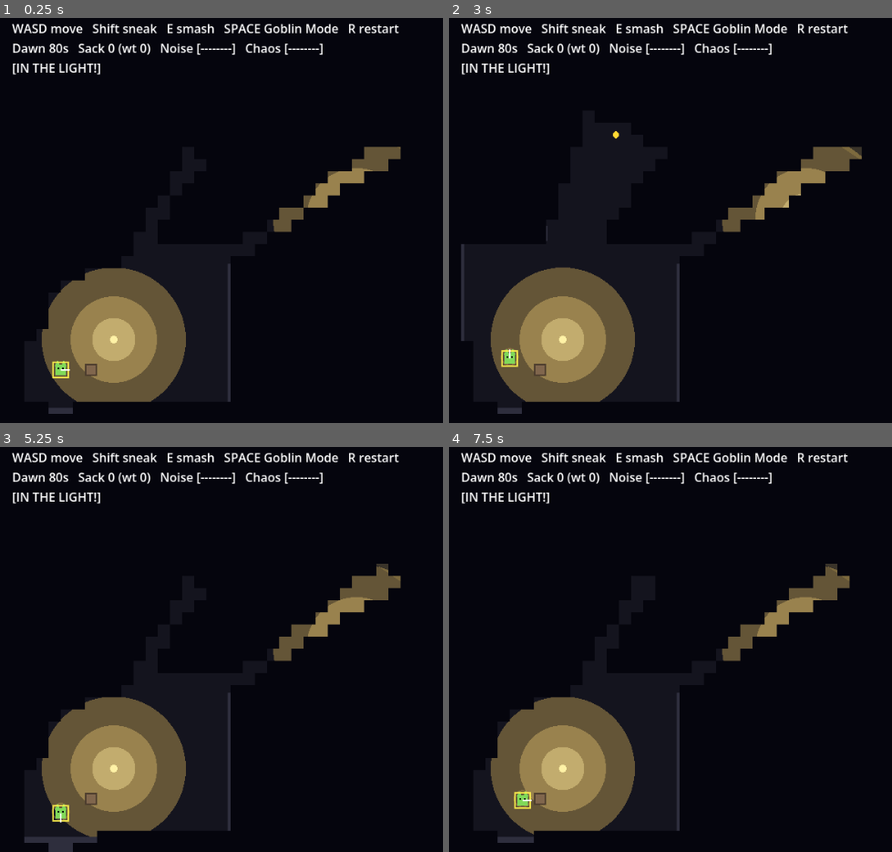
Above: before the commit, frames 1-4 (two rows, left to right).
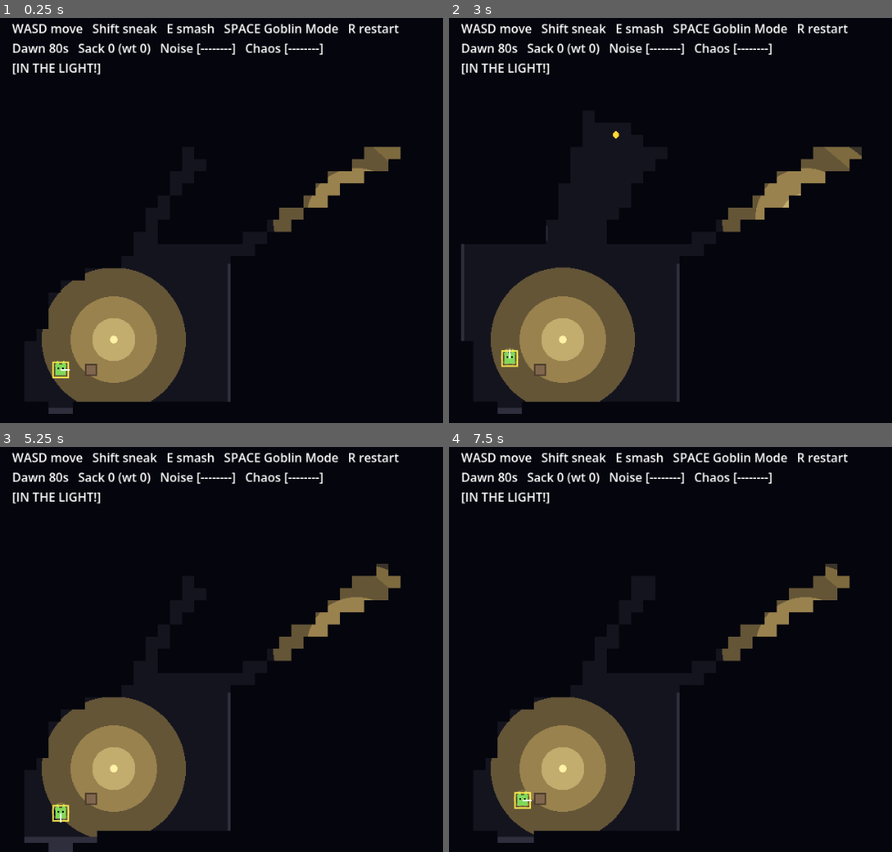
Above: after the commit, the same moments.

Repository: steverowley/goblin-mode
Game: Godot game, scene res://scenes/fun_probe.tscn
Two runs of this game, one before a commit and one after it. Both use one fixed random seed, a clock stepped at 60 frames per second and the inputs below.
Inputs:
- Up to frame 1 (0.25 s): no input
- Up to frame 2 (3 s): tap Enter at 0.5 s; hold D 0.53-1.28 s; tap R at 0.6, 2.85 s; tap Space at 0.77, 1.52 s; hold S 1.28-2.03 s; tap E at 1.35 s; hold D 2.03-2.78 s; hold Shift 2.03-2.78 s; hold W from 2.78 s (still down)
- Up to frame 3 (5.25 s): tap Space at 3.02, 3.77, 4.52 s; release W at 3.53 s; hold A 3.53-5.03 s; tap E at 3.6 s; tap Shift at 4.35 s; hold S from 5.03 s (still down); tap R at 5.1 s
- Up to frame 4 (7.5 s): release S at 5.78 s; hold D 5.78-6.53 s; tap E at 5.85 s; tap Space at 6.02, 6.77 s; hold W 6.53-7.28 s; hold Shift 6.53-7.28 s; hold D from 7.28 s (still down); tap R at 7.35 s

The runs differ from the first frame. In frame 1, 0.1% of the frame differs, in the area x 84-91%, y 31-36%; in frame 2, 0.1%; in frame 3, 0.1%, in the area x 84-91%, y 29-35%; in frame 4, 0.1%.

Commit message:
feat: guard pathfinds through doorways to hunt room-to-room
Add an AStarGrid2D nav grid over the level cells (cells overlapping a
wall grown by ~a guard half-width are solid, so paths thread doorways and
stay off walls). The guard now steers along the A* path to its move target
— chasing, investigating, or patrolling — recomputed when the goal shifts
or every 0.3s, falling back to a straight line if there's no route. It can
finally chase and investigate across rooms instead of bonking the wall.

Co-Authored-By: Claude Opus 4.8 (1M context) <noreply@anthropic.com>

Diff:
--- a/scripts/fun_probe.gd
+++ b/scripts/fun_probe.gd
@@ -61,12 +61,14 @@
 var _overlay: Node2D          # light-immune layer that keeps crit cues bright in the dark
 var _fog: Node2D              # the memory-fog draw node (on its own CanvasLayer)
 var _mem := PackedFloat32Array()   # per-cell visibility memory (0 black .. 1 clear)
+var _astar := AStarGrid2D.new()    # guard navigation grid (paths through doorways)
 var _font: Font
 
 func _ready() -> void:
 	_font = ThemeDB.fallback_font
 	_init_fog()
 	_build_walls()
+	_build_nav()
 	_build_stuff()
 	_build_actors()
 	_build_hud()
@@ -146,9 +148,10 @@
 	add_child(_player)
 
 	_guard = GuardScript.new()
+	_guard.nav = self          # the guard pathfinds through doorways via the level's A* grid
 	add_child(_guard)
 	# Guard loops the central room (R3) — the chokepoint the goblin must cross.
-	# (Waypoints stay inside one room: the guard has no doorway pathfinding yet.)
+	# It can now path through doorways to chase and investigate across rooms.
 	_guard.setup(PackedVector2Array([
 		Vector2(400, 100), Vector2(560, 100), Vector2(560, 460), Vector2(400, 460),
 	]), _player)
@@ -345,6 +348,49 @@
 			item.mem = 1.0
 		else:
 			item.mem = maxf(0.0, item.mem - ITEM_FADE * delta)
+
+# --- Guard navigation -----------------------------------------------------
+
+func _build_nav() -> void:
+	# An A* grid over the same cells as the fog; cells overlapping a (slightly
+	# grown) wall are solid, so guard paths keep off walls and thread doorways.
+	_astar.region = Rect2i(0, 0, COLS, ROWS)
+	_astar.cell_size = Vector2(CELL, CELL)
+	_astar.offset = Vector2(CELL / 2.0, CELL / 2.0)
+	_astar.diagonal_mode = AStarGrid2D.DIAGONAL_MODE_ONLY_IF_NO_OBSTACLES
+	_astar.update()
+	for row in range(ROWS):
+		for col in range(COLS):
+			var c := _cell_center(col, row)
+			var solid := false
+			for r in _wall_rects:
+				if r.grow(14.0).has_point(c):
+					solid = true
+					break
+			_astar.set_point_solid(Vector2i(col, row), solid)
+
+## A walkable path (cell centres) from one world point to another, threading
+## doorways. Empty if no route — the guard then falls back to a straight line.
+func nav_path(from: Vector2, to: Vector2) -> PackedVector2Array:
+	var a := _world_to_id(from)
+	var b := _world_to_id(to)
+	if _astar.is_point_solid(a):
+		a = _nearest_free(a)
+	if _astar.is_point_solid(b):
+		b = _nearest_free(b)
+	return _astar.get_point_path(a, b)
+
+func _world_to_id(pos: Vector2) -> Vector2i:
+	return Vector2i(clampi(int(pos.x) / CELL, 0, COLS - 1), clampi(int(pos.y) / CELL, 0, ROWS - 1))
+
+func _nearest_free(id: Vector2i) -> Vector2i:
+	for radius in range(1, 7):
+		for dy in range(-radius, radius + 1):
+			for dx in range(-radius, radius + 1):
+				var n := id + Vector2i(dx, dy)
+				if n.x >= 0 and n.x < COLS and n.y >= 0 and n.y < ROWS and not _astar.is_point_solid(n):
+					return n
+	return id
 
 func _smash_near(pos: Vector2, radius: float, all_in_range: bool) -> void:
 	for L in _lanterns:
--- a/scripts/guard.gd
+++ b/scripts/guard.gd
@@ -58,6 +58,11 @@
 var _investigate_t := 0.0
 var _caught := false
 var _cone_pts := PackedVector2Array()   # the drawn vision cone, clipped to walls
+var nav                                  # the level — provides nav_path() for doorway pathfinding
+var _path := PackedVector2Array()        # current A* path to the move target
+var _pi := 0                             # index of the next path node
+var _path_goal := Vector2.ZERO           # the goal the current path was built for
+var _repath_t := 0.0                     # countdown to the next path recompute
 
 signal caught_player
 signal spotted          # emitted the instant it freshly spots you (for an "OI!")
@@ -231,9 +236,15 @@
 				if global_position.distance_to(target) < 6.0:
 					_wp = (_wp + 1) % waypoints.size()
 
-	var to_target := target - global_position
-	if to_target.length() > 1.0 and speed > 0.0:
-		var d := to_target.normalized()
+	# Steer along an A* path through doorways toward the target (the guard can't
+	# walk through walls). Falls back to a straight line if there's no nav/route.
+	var sub := target
+	if speed > 0.0 and nav != null:
+		sub = _path_step(target, delta)
+
+	var to_sub := sub - global_position
+	if to_sub.length() > 1.0 and speed > 0.0:
+		var d := to_sub.normalized()
 		velocity = d * speed
 		facing = facing.lerp(d, 0.16).normalized()
 	else:
@@ -242,6 +253,21 @@
 		if state == State.SEARCH or state == State.INVESTIGATE:
 			facing = facing.rotated(SCAN_RATE * delta)
 	move_and_slide()
+
+## The next path node to steer toward on the way to `goal`, recomputing the A*
+## path when the goal shifts or the recompute timer lapses.
+func _path_step(goal: Vector2, delta: float) -> Vector2:
+	_repath_t -= delta
+	if _path.is_empty() or _path_goal.distance_to(goal) > 24.0 or _repath_t <= 0.0:
+		_path = nav.nav_path(global_position, goal)
+		_path_goal = goal
+		_repath_t = 0.3
+		_pi = 0
+	while _pi < _path.size() and global_position.distance_to(_path[_pi]) < 12.0:
+		_pi += 1
+	if _pi < _path.size():
+		return _path[_pi]
+	return goal
 
 func _nearest_waypoint() -> int:
 	var best := 0
